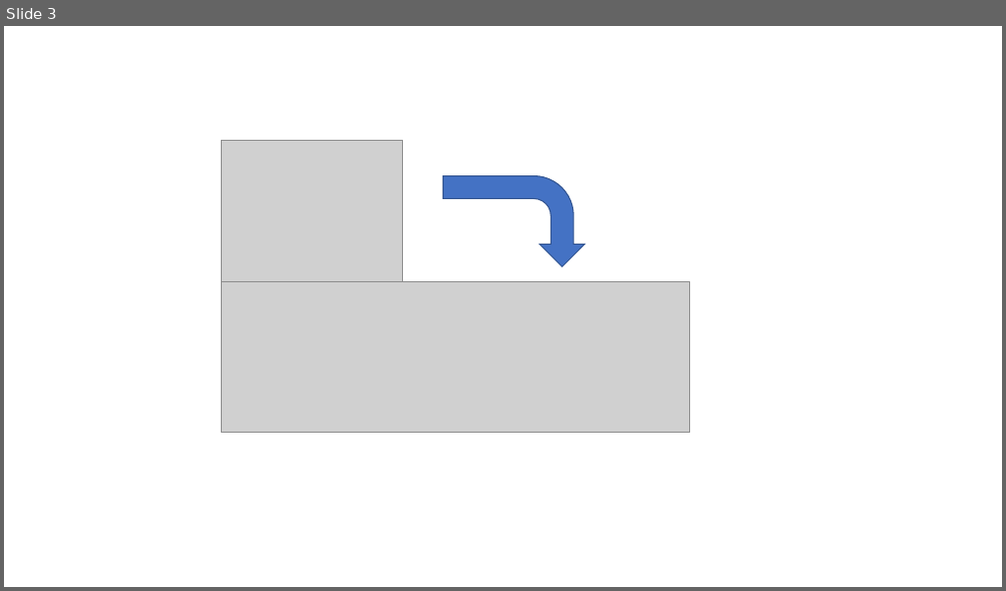
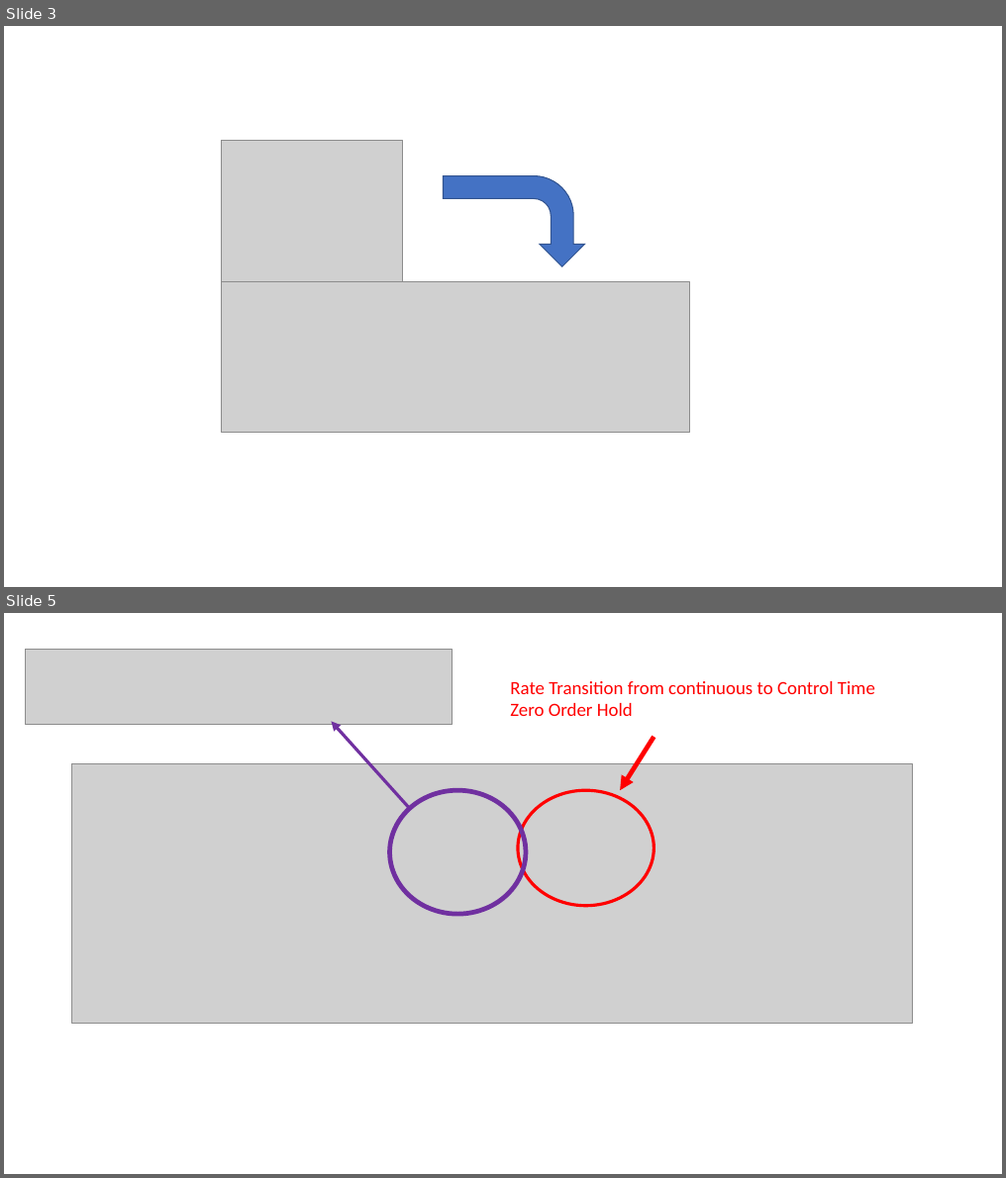
Before and after one commit to AlonSpinner/KalmanPendulum, a slide deck: Docs/Pics.pptx. Shown one above the other, each under a label of ours: slide 3 before the commit, slides 3 and 5 after it; the slides between them are not shown. The pictures are 1006x591 and 1006x1178 pixels, drawn with LibreOffice and Linux fonts; fonts in the diff are those of the drawing; grey boxes stand for pictures. Boxes give left, top, right and bottom in pixels: in the first picture for what was removed or moved away, otherwise in the second. Text is boxed around its words. In the diff, an @@ line names an element or a change of style, - is before the commit and + after.

```diff
--- a/Docs/Pics.pptx
+++ b/Docs/Pics.pptx
@@ slide 5 added at box(4, 613, 1002, 1174), background #FFFFFF @@
@@ picture added at box(25, 650, 452, 725) @@
@@ text added at box(510, 681, 875, 716), 18 pt, text #FF0000 @@
+Rate Transition from continuous to Control Time
+Zero Order Hold
@@ arrow added from (410, 808) to (331, 722), #7030A0 3 pt @@
@@ arrow added from (653, 737) to (620, 790), #FF0000 4.5 pt @@
@@ picture added at box(72, 763, 914, 1023) @@
@@ ellipse added at box(389, 790, 526, 914), outline #7030A0 4.5 pt @@
@@ ellipse added at box(518, 790, 653, 906), outline #FF0000 3 pt @@
```
Also in this commit, not shown: 2 slides changed, 1 other slide added, 11 other files.
